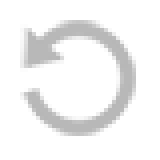
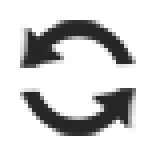
The second (160, 160) image is a revision of the first. Changes to its layers:
added group "Group 1" with 2 layers over [20, 20, 136, 136]
added layer "Layer 0 copy" in group "Group 1" over [20, 20, 136, 136]
"Layer 0": opacity 33% → 100%, moved it into group "Group 1" over [20, 20, 136, 136]
